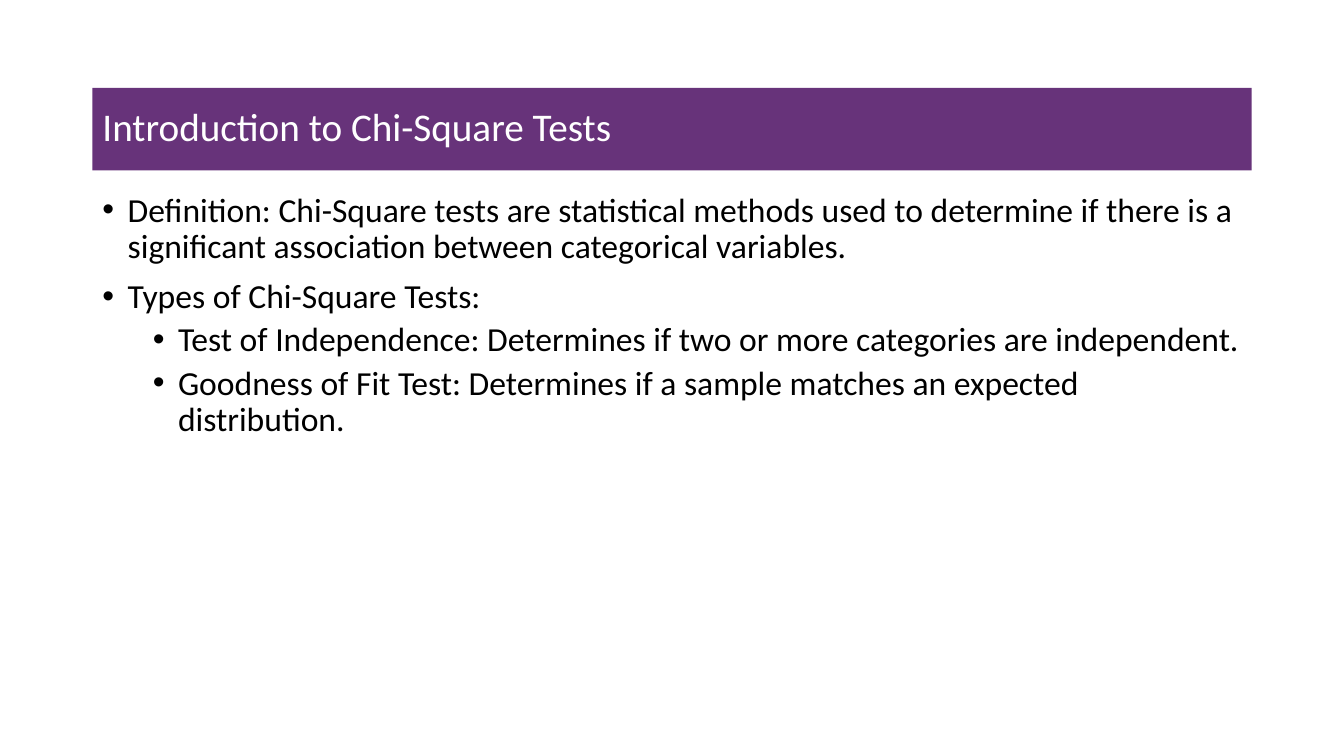
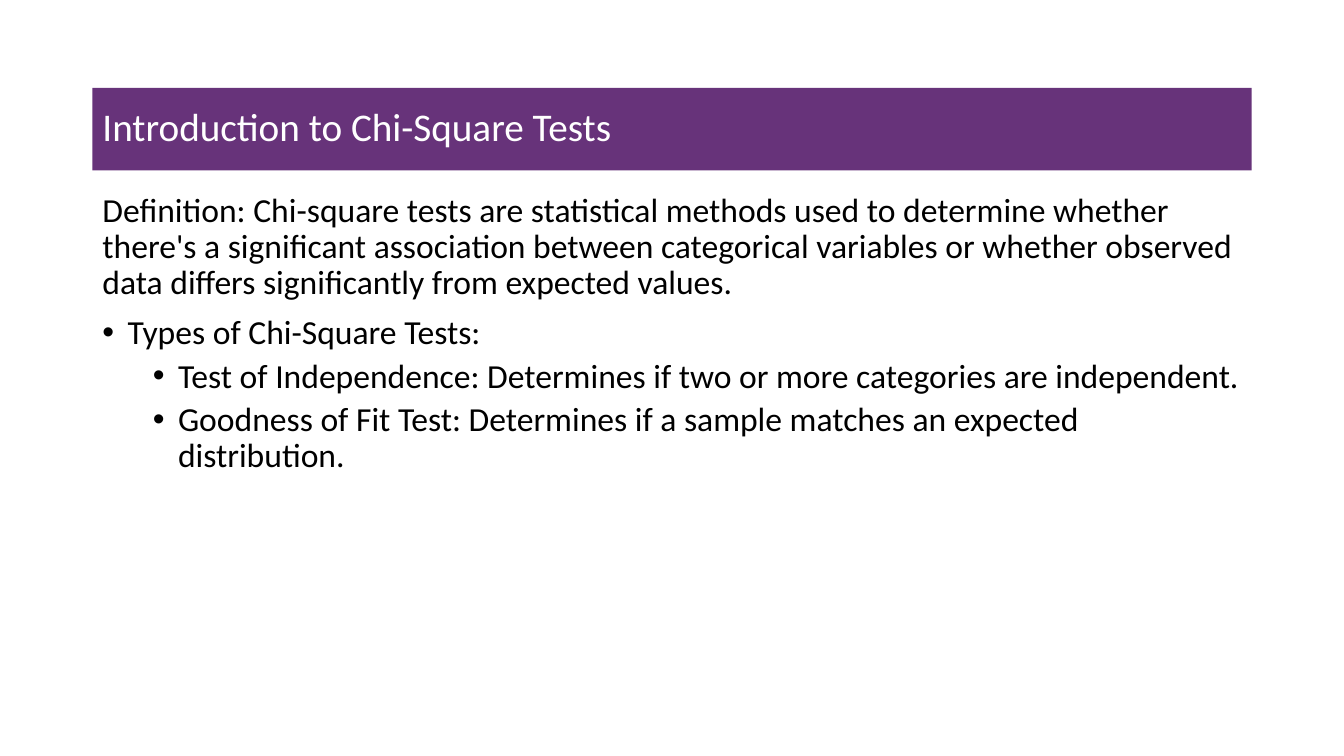
Before and after one commit to msfasha/307102-Descriptive-Statistics-for-Business, a slide deck: slide 38 of Part 2 - Inferential Statisitcs/Part 2.3 - Introduction to Hypothesis Testing/Part 2.3 - Introduction to Hypthesis Testing.pptx (slide 45 before the commit). Drawn at 1344x756 pixels with LibreOffice and Linux fonts; fonts in the diff are those of the drawing; background and template pictures are left out. Boxes give left, top, right and bottom in pixels: in the first picture for what was removed or moved away, otherwise in the second. Text is boxed around its words. In the diff, an @@ line names an element or a change of style, - is before the commit and + after.

Commit message:
modify chi-square

```diff
--- a/Part 2 - Inferential Statisitcs/Part 2.3 - Introduction to Hypothesis Testing/Part 2.3 - Introduction to Hypthesis Testing.pptx
+++ b/Part 2 - Inferential Statisitcs/Part 2.3 - Introduction to Hypothesis Testing/Part 2.3 - Introduction to Hypthesis Testing.pptx
@@ text at (102, 198, 1231, 300): text changed @@
-• Definition: Chi-Square tests are statistical methods used to determine if there is a significant association between categorical variables.
+Definition: Chi-square tests are statistical methods used to determine whether there's a significant association between categorical variables or whether observed data differs significantly from expected values.
```
Also in this commit, not shown: 3 other slides changed, 2 slides added, 4 slides removed, 2 other files.
